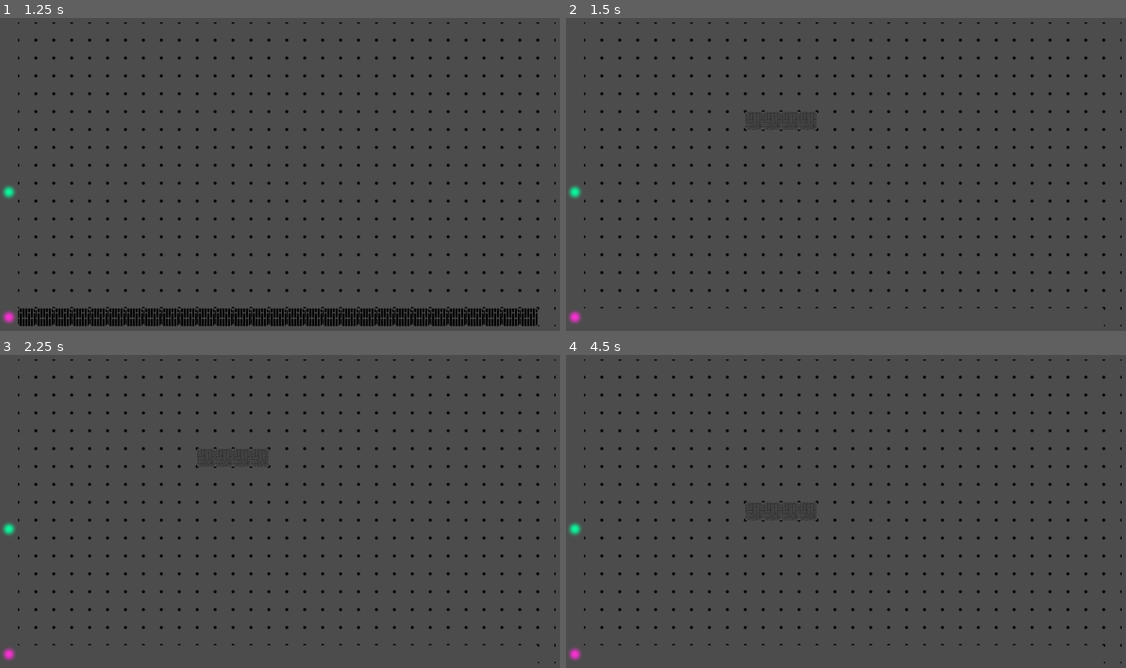
Above: before the commit, frames 1-4 (two rows, left to right).
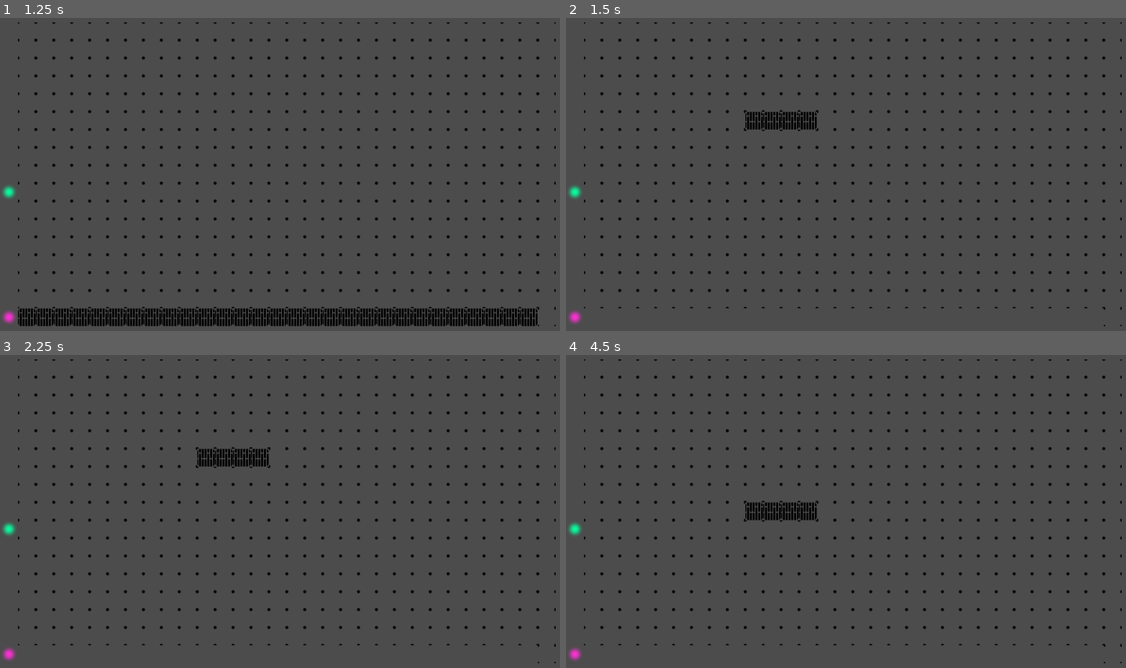
Above: after the commit, the same moments.

Repository: Henry38/Lithotris
Game: Godot game, scene res://scenes/Main.tscn
Two runs of this game, one before a commit and one after it. Both use one fixed random seed, a clock stepped at 60 frames per second and the inputs below.
Inputs (mouse positions are in pixels of both pictures, inside the frame that each line leads up to):
- Up to frame 1 (1.25 s): tap Enter at 0.5 s; move the mouse to (414, 155) at 0.52 s; hold D (move_right) from 0.53 s (still down); hold Shift (lithography_power_up) from 0.53 s (still down); click (414, 155) at 0.67 s
- Up to frame 2 (1.5 s): tap Space at 1.25 s; move the mouse to (739, 190) at 1.27 s; release D (move_right) at 1.28 s; release Shift (lithography_power_up) at 1.28 s; hold S (move_down) from 1.28 s (still down); tap Shift (lithography_power_up) at 1.35 s
- Up to frame 3 (2.25 s): tap Enter at 2 s; move the mouse to (341, 436) at 2.02 s; release S (move_down) at 2.03 s; hold D (move_right) from 2.03 s (still down); hold Shift (lithography_power_up) from 2.03 s (still down)
- Up to frame 4 (4.5 s): tap Space at 2.75 s; move the mouse to (823, 577) at 2.77 s; release Shift (lithography_power_up) at 2.78 s; tap Shift (lithography_power_up) at 2.85, 4.35 s; click (823, 577) at 2.92 s; move the mouse to (1025, 558) at 3.52 s; release D (move_right) at 3.53 s; hold Shift (lithography_power_up) 3.53-4.28 s; hold Q (move_left) from 3.53 s (still down); tap Enter at 4.25 s; move the mouse to (678, 458) at 4.27 s

Frame 1 is identical in both runs. In frame 2, 0.4% of the frame differs, in the area x 32-45%, y 29-36%; in frame 3, 0.4%; in frame 4, 0.5%, in the area x 32-45%, y 47-53%.

Commit message:
Reorganized scene files
and random isolation/conductor generation

Diff:
--- a/scripts/TileMap.gd
+++ b/scripts/TileMap.gd
@@ -17,12 +17,12 @@
 const endPoint = Vector2(0, 17)
 
 
-var shapes = [
-	preload("res://scenes/shapes/Isolation/SquareShape.tscn"),
-	preload("res://scenes/shapes/Isolation/BarShape.tscn"),
-	preload("res://scenes/shapes/Isolation/LShape.tscn"),
-	preload("res://scenes/shapes/Isolation/SquiglyShape.tscn"),
-	preload("res://scenes/shapes/Isolation/TShape.tscn")
+const shapes = [
+	preload("res://scenes/shapes/SquareShape.tscn"),
+	preload("res://scenes/shapes/BarShape.tscn"),
+	preload("res://scenes/shapes/LShape.tscn"),
+	preload("res://scenes/shapes/SquiglyShape.tscn"),
+	preload("res://scenes/shapes/TShape.tscn")
 ]
 
 # Called when the node enters the scene tree for the first time.
@@ -106,7 +106,7 @@
 
 func createNewBlock():
 	var rand_tilemap : TileMap = shapes[randi() % shapes.size()].instance()
-	var new_block = FallingObject.new(1, rand_tilemap.get_used_cells())
+	var new_block = FallingObject.new(1 + (randi() % 2), rand_tilemap.get_used_cells())
 	new_block.x = 10
 	new_block.y = 5
 	current_block = new_block
Renamed: scenes/shapes/Isolation/BarShape.tscn -> scenes/shapes/BarShape.tscn
Renamed: scenes/shapes/Isolation/LShape.tscn -> scenes/shapes/LShape.tscn
Renamed: scenes/shapes/Isolation/SquareShape.tscn -> scenes/shapes/SquareShape.tscn
Renamed: scenes/shapes/Isolation/SquiglyShape.tscn -> scenes/shapes/SquiglyShape.tscn
Renamed: scenes/shapes/Isolation/TShape.tscn -> scenes/shapes/TShape.tscn
